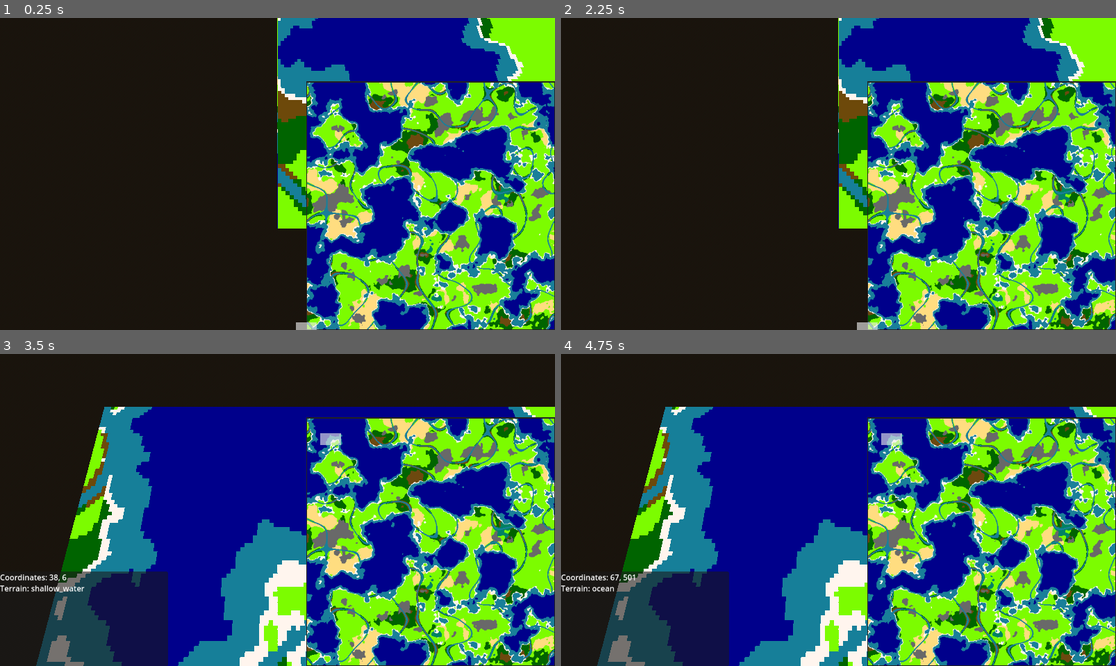
Above: before the commit, frames 1-4 (two rows, left to right).
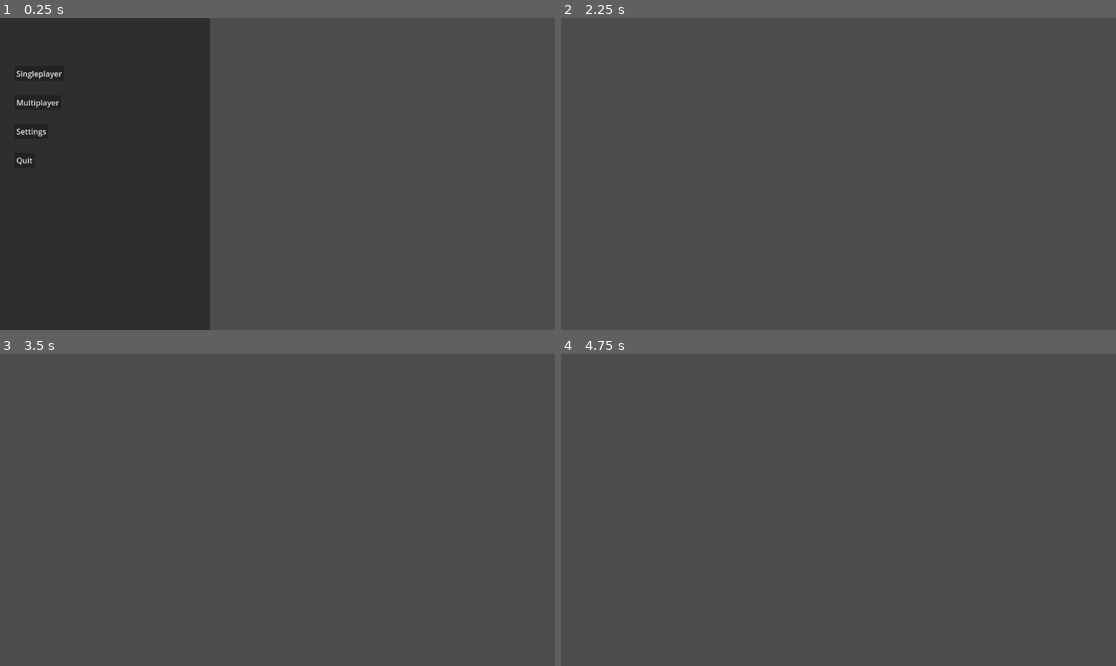
Above: after the commit, the same moments.

Repository: Bonono63/Grand-Strategy-Prototype-II
Game: Godot game, scene res://Menus/main_menu.tscn
Same seed, same stepped clock (60 frames per second), same inputs: the game is played once before the commit and once after it. Before the commit the project starts from res://world.tscn.
Inputs (mouse positions are in pixels of both pictures, inside the frame that each line leads up to):
- Up to frame 1 (0.25 s): no input
- Up to frame 2 (2.25 s): click (599, 74) at 0.5 s, where only the run after the commit has a clickable "Singleplayer"; click (738, 67) at 1.25 s, where only the run after the commit has a clickable "Return"; click (599, 102) at 2 s, where only the run after the commit has a clickable "Multiplayer"
- Up to frame 3 (3.5 s): tap Enter at 2.75 s; drag from (432, 541) to (333, 441) at 2.77 s
- Up to frame 4 (4.75 s): tap Space at 3.5 s; drag from (727, 525) to (993, 541) at 3.52 s; tap Enter at 4.25 s; move the mouse to (894, 441) at 4.27 s; press the mouse at (894, 441) at 4.28 s; tap S (s) at 4.55 s

The runs differ from the first frame. In frame 1, 99% of the frame differs, in the area x 0-100%, y 0-100%; in frame 2, 100%; in frame 3, 100%; in frame 4, 100%.

Commit message:
beginning work on Menu

Diff:
--- /dev/null
+++ b/Menus/Main Menu.gd
@@ -0,0 +1,32 @@
+extends Control
+
+@onready var singleplayer_button = $Singleplayer
+@onready var multiplayer_button = $Multiplayer
+@onready var settings_button = $Settings
+@onready var quit_button = $Quit
+
+# Called when the node enters the scene tree for the first time.
+func _ready():
+	get_tree().get_root().connect("size_changed", Callable(self, "resolution_change"))
+	singleplayer_button.connect("button_down", Callable(self, "singleplayer_button_pressed"))
+	multiplayer_button.connect("button_down", Callable(self, "multiplayer_button_pressed"))
+	settings_button.connect("button_down", Callable(self, "settings_button_pressed"))
+	quit_button.connect("button_down", Callable(self, "quit_button_pressed"))
+	resolution_change()
+
+func resolution_change():
+	var aspect_ratio = Vector2(get_viewport().get_size().x, get_viewport().get_size().y).normalized()
+	$Panel.position = Vector2(0,0)
+	$Panel.size = Vector2(aspect_ratio.x*500,aspect_ratio.y*2500)
+
+func singleplayer_button_pressed():
+	get_tree().change_scene_to_file("res://Menus/singleplayer_world_select.tscn")
+
+func multiplayer_button_pressed():
+	get_tree().change_scene_to_file("res://Menus/multiplayer_world_select.tscn")
+
+func settings_button_pressed():
+	get_tree().change_scene_to_file("res://Menus/settings.tscn")
+
+func quit_button_pressed():
+	get_tree().quit()
--- /dev/null
+++ b/Menus/Settings.gd
@@ -0,0 +1,11 @@
+extends Control
+
+
+# Called when the node enters the scene tree for the first time.
+func _ready():
+	pass # Replace with function body.
+
+
+# Called every frame. 'delta' is the elapsed time since the previous frame.
+func _process(delta):
+	pass
--- /dev/null
+++ b/Menus/main_menu.tscn
@@ -0,0 +1,49 @@
+[gd_scene load_steps=2 format=3 uid="uid://blb7oe5j227ve"]
+
+[ext_resource type="Script" path="res://Menus/Main Menu.gd" id="1_wxphv"]
+
+[node name="Main Menu" type="Control"]
+layout_mode = 3
+anchors_preset = 15
+anchor_right = 1.0
+anchor_bottom = 1.0
+grow_horizontal = 2
+grow_vertical = 2
+script = ExtResource("1_wxphv")
+
+[node name="Panel" type="Panel" parent="."]
+layout_mode = 0
+offset_right = 40.0
+offset_bottom = 40.0
+
+[node name="Singleplayer" type="Button" parent="."]
+layout_mode = 0
+offset_left = 30.0
+offset_top = 100.0
+offset_right = 133.0
+offset_bottom = 131.0
+text = "Singleplayer"
+
+[node name="Multiplayer" type="Button" parent="."]
+layout_mode = 0
+offset_left = 30.0
+offset_top = 160.0
+offset_right = 127.0
+offset_bottom = 191.0
+text = "Multiplayer"
+
+[node name="Settings" type="Button" parent="."]
+layout_mode = 0
+offset_left = 30.0
+offset_top = 220.0
+offset_right = 100.0
+offset_bottom = 251.0
+text = "Settings"
+
+[node name="Quit" type="Button" parent="."]
+layout_mode = 0
+offset_left = 30.0
+offset_top = 280.0
+offset_right = 72.0
+offset_bottom = 311.0
+text = "Quit"
--- /dev/null
+++ b/Menus/multiplayer_world_select.tscn
@@ -0,0 +1,9 @@
+[gd_scene format=3 uid="uid://bpukct22gb1n6"]
+
+[node name="multiplayer world select" type="Control"]
+layout_mode = 3
+anchors_preset = 15
+anchor_right = 1.0
+anchor_bottom = 1.0
+grow_horizontal = 2
+grow_vertical = 2
--- /dev/null
+++ b/Menus/settings.tscn
@@ -0,0 +1,17 @@
+[gd_scene load_steps=2 format=3 uid="uid://dmnmffl1yd3m4"]
+
+[ext_resource type="Script" path="res://Menus/Settings.gd" id="1_6jfn8"]
+
+[node name="Settings" type="Control"]
+layout_mode = 3
+anchors_preset = 15
+anchor_right = 1.0
+anchor_bottom = 1.0
+grow_horizontal = 2
+grow_vertical = 2
+script = ExtResource("1_6jfn8")
+
+[node name="Panel" type="Panel" parent="."]
+layout_mode = 0
+offset_right = 40.0
+offset_bottom = 40.0
--- /dev/null
+++ b/Menus/singleplayer_world_select.gd
@@ -0,0 +1,23 @@
+extends Control
+
+@onready var generate_button = $Generate
+@onready var load_button = $Load
+@onready var return_button = $Panel/Return
+
+
+# Called when the node enters the scene tree for the first time.
+func _ready():
+	get_tree().get_root().connect("size_changed", Callable(self, "resolution_change"))
+	return_button.connect("button_down", Callable(self, "return_button_button_pressed"))
+	resolution_change()
+
+func resolution_change():
+	var aspect_ratio = Vector2(get_viewport().get_size().x, get_viewport().get_size().y).normalized()
+	#$Panel.position = Vector2(0,0)
+	#$Panel.size = Vector2(aspect_ratio.x*1000,aspect_ratio.y*1000)
+
+func generate_button_pressed():
+	get_tree().change_scene_to_file("res://Menus/singleplayer_world_select.tscn")
+
+func return_button_button_pressed():
+	get_tree().change_scene_to_file("res://Menus/main_menu.tscn")
--- /dev/null
+++ b/Menus/singleplayer_world_select.tscn
@@ -0,0 +1,56 @@
+[gd_scene load_steps=2 format=3 uid="uid://cjc7h07yodc6"]
+
+[ext_resource type="Script" path="res://Menus/singleplayer_world_select.gd" id="1_ne42t"]
+
+[node name="Singleplayer World Select" type="Control"]
+layout_mode = 3
+anchors_preset = 15
+anchor_right = 1.0
+anchor_bottom = 1.0
+grow_horizontal = 2
+grow_vertical = 2
+script = ExtResource("1_ne42t")
+
+[node name="Panel" type="Panel" parent="."]
+layout_mode = 1
+anchors_preset = 8
+anchor_left = 0.5
+anchor_top = 0.5
+anchor_right = 0.5
+anchor_bottom = 0.5
+offset_left = -250.0
+offset_top = -250.0
+offset_right = 250.0
+offset_bottom = 250.0
+grow_horizontal = 2
+grow_vertical = 2
+
+[node name="Return" type="Button" parent="Panel"]
+layout_mode = 1
+anchors_preset = 8
+anchor_left = 0.5
+anchor_top = 0.5
+anchor_right = 0.5
+anchor_bottom = 0.5
+offset_left = -240.0
+offset_top = -237.0
+offset_right = -179.0
+offset_bottom = -206.0
+grow_horizontal = 2
+grow_vertical = 2
+text = "Return"
+
+[node name="Button" type="Button" parent="."]
+layout_mode = 0
+offset_right = 8.0
+offset_bottom = 8.0
+
+[node name="Button2" type="Button" parent="."]
+layout_mode = 0
+offset_right = 8.0
+offset_bottom = 8.0
+
+[node name="Button3" type="Button" parent="."]
+layout_mode = 0
+offset_right = 8.0
+offset_bottom = 8.0
--- a/World.gd
+++ b/World/World.gd
@@ -9,7 +9,7 @@
 var terrain_texture : ImageTexture
 var minimap_drag = false
 var drag : Vector2
-var minimap_size : Vector2 #= Vector2(map.length+4, map.width+4)
+var minimap_size : Vector2
 
 @export_range(0,1) var sea_level = .4
 @export_range(0,1) var coast_height = .475
@@ -61,13 +61,7 @@
 
 func _ready():
 	map.connect("map_loaded", Callable(self, "on_map_loaded"))
-	#open("res://cool.png")
 	generate_world(Vector2(512,512),seed)
-	#generate_terrain_map()
-	#update_terrain_map()
-
-	#inspector_update(0,0)
-	#save("user://save__01.png")
 
 func on_map_loaded():
 	print("map loaded")
@@ -76,12 +70,10 @@
 	generate_terrain_map()
 	update_terrain_map()
 	world_collision_setup()
-	#save("res://cool.png")
 
 func _process(_delta):
 	update_minimap()
 	update_camera_outline()
-	#inspector_update(0,0)
 
 #open a previous world
 func open(open_path : String) -> void:
@@ -247,26 +239,25 @@
 					moisture.DRY:
 						match temp:
 							temperature.HOT:
-								terrain[x][y] = map.terrain_types.hot_dry # desert
+								terrain[x][y] = map.terrain_types.desert # desert
 							temperature.WARM:
-								terrain[x][y] = map.terrain_types.warm_dry # plains
+								terrain[x][y] = map.terrain_types.plains # plains
 					moisture.MOIST:
 						match temp:
 							temperature.HOT:
-								terrain[x][y] = map.terrain_types.warm_dry # plains
+								terrain[x][y] = map.terrain_types.plains # plains
 							temperature.WARM:
-								terrain[x][y] = map.terrain_types.warm_moist # forest
+								terrain[x][y] = map.terrain_types.forest # forest
 					moisture.WET:
 						match temp:
 							temperature.HOT:
-								terrain[x][y] = map.terrain_types.hot_wet # jungle
+								terrain[x][y] = map.terrain_types.jungle # jungle
 							temperature.WARM:
-								terrain[x][y] = map.terrain_types.warm_wet # swamp
+								terrain[x][y] = map.terrain_types.swamp # swamp
 
 	map.terrain = terrain
 
 	map.emit_signal("map_loaded")
-
 
 func generate_terrain_map() -> void:
 	var image : Image
@@ -283,22 +274,16 @@
 					image.set_pixel(x,y,Color.SEASHELL) # shore
 				map.terrain_types.mountain:
 					image.set_pixel(x,y,Color.DIM_GRAY) # mountain
-				map.terrain_types.cold_dry:
-					image.set_pixel(x,y,Color.WEB_GRAY) # polar desert
-				map.terrain_types.cold_moist:
-					image.set_pixel(x,y,Color.TEAL) # tundra
-				map.terrain_types.warm_dry:
+				map.terrain_types.plains:
 					image.set_pixel(x,y,Color.LAWN_GREEN) # plains
-				map.terrain_types.warm_moist:
+				map.terrain_types.forest:
 					image.set_pixel(x,y,Color.DARK_GREEN) # forest
-				map.terrain_types.warm_wet:
+				map.terrain_types.swamp:
 					image.set_pixel(x,y,Color("6d490f")) # swamp
-				map.terrain_types.hot_dry:
+				map.terrain_types.desert:
 					image.set_pixel(x,y,Color(1, 0.870588, 0.501961, 1)) # desert
-				map.terrain_types.hot_wet:
+				map.terrain_types.jungle:
 					image.set_pixel(x,y,Color("008264")) # jungle
-				map.terrain_types.shallow_water:
-					image.set_pixel(x,y,Color.DEEP_SKY_BLUE) # river
 				_:
 					image.set_pixel(x,y,Color.TRANSPARENT)
 
@@ -319,13 +304,8 @@
 	$GUI/Minimap/TextureRect.texture = terrain_texture
 
 	var collision_position = Vector2((minimap_size.x/2),(minimap_size.y/2))
-	#$GUI/Minimap/Area2D.position = collision_position
 	$GUI/Minimap/Area2D/CollisionShape2D.position = collision_position
-	#print($GUI/Minimap/Area2D/CollisionShape2D.position)
-	#$GUI/Minimap/Area2D/CollisionShape2D/ColorRect.position = collision_position
-	#print($GUI/Minimap/Area2D/CollisionShape2D/ColorRect.position)
 	$GUI/Minimap/Area2D/CollisionShape2D.shape.size = minimap_size
-	#$GUI/Minimap/Area2D/CollisionShape2D/ColorRect.size = minimap_size
 
 func update_camera_outline() -> void:
 	var camera_outline_size : Vector2
@@ -333,15 +313,12 @@
 	var aspect_ratio : Vector2 = Vector2(get_viewport().size.x, get_viewport().size.y).normalized()
 
 	camera_outline_size = Vector2(camera.position.y*aspect_ratio.x,camera.position.y*aspect_ratio.y)
-	#camera_inner_size = Vector2(camera.position.y*0.8,camera.position.y*0.8)
 	camera_position = Vector2((camera.position.x)-camera_outline_size.x/2,camera.position.z+map.width-camera_outline_size.y/2)
 	$GUI/Minimap/camera_outline.size = camera_outline_size
 	$GUI/Minimap/camera_outline.position = camera_position
 
 	if (minimap_drag):
 		var minimap_x = map.length-(get_viewport().size.x-drag.x)
-		#print(drag.x)
-		#print(minimap_x)
 		camera.position = Vector3(minimap_x, camera.position.y, drag.y-get_viewport().size.y)
 
 func minimap_input_event(_a, event, _c):
@@ -353,7 +330,6 @@
 			minimap_drag = false
 
 func world_collision_setup():
-	#await map.map_loaded
 	print("length: ", map.length, " width: ", map.width)
 	var collision_shape : Vector3 = Vector3(map.length, 0, map.width)
 	$"World Collision/CollisionShape3D".shape.size = collision_shape
@@ -363,9 +339,7 @@
 
 func world_input_event(a, event, _position, d, e):
 	if event is InputEventMouseButton:
-		if event.is_action_pressed("left_click"):
-			print("left click, postion: ", _position)
-			print("left click, postion (int): (", int(_position.x), ", ", int(_position.y), ", ", int(_position.z), ")")
+		if event.is_action_released("left_click"):
 			inspector_update(int(_position.x),int(_position.z))
 
 func inspector_update(x: int,y : int):
@@ -384,7 +358,6 @@
 	inspector.position = inspector_position
 
 	coords.text = str("Coordinates: ", x+1, ", ", abs(y))
-	#print($"GUI/location Inspector/info".position.x)
 	var info_position : Vector2 = Vector2(0, info.position.x+coords.size.y)
 	info.position = info_position
 	if (map.terrain[x][y] <= map.terrain_types.size()):
--- a/camera.tscn
+++ b/World/camera.tscn
@@ -1,6 +1,6 @@
 [gd_scene load_steps=2 format=3 uid="uid://daono88iy1yu0"]
 
-[ext_resource type="Script" path="res://Camera3D.gd" id="1_f5w4m"]
+[ext_resource type="Script" path="res://World/Camera3D.gd" id="1_f5w4m"]
 
 [node name="Node3D" type="Node3D"]
 process_mode = 3
--- a/map.gd
+++ b/World/map.gd
@@ -12,15 +12,11 @@
 	shore,
 	shallow_water,
 	mountain,
-	cold_dry,
-	cold_moist,
-	cold_wet,
-	warm_dry,
-	warm_moist,
-	warm_wet,
-	hot_dry,
-	hot_moist,
-	hot_wet,
+	plains,
+	forest,
+	swamp,
+	desert,
+	jungle,
 }
 
 enum building_types {
@@ -28,7 +24,7 @@
 	town,
 	castle,
 	moat,
-	farm
+	farm,
 }
 
 var terrain : Array
--- a/world.tscn
+++ b/World/world.tscn
@@ -1,9 +1,9 @@
 [gd_scene load_steps=11 format=3 uid="uid://cr2mhoqo7014t"]
 
-[ext_resource type="Script" path="res://World.gd" id="1_wrylp"]
-[ext_resource type="Script" path="res://World Collision.gd" id="2_3dlbw"]
-[ext_resource type="PackedScene" uid="uid://daono88iy1yu0" path="res://camera.tscn" id="2_rj17n"]
-[ext_resource type="Script" path="res://minimap_collision.gd" id="4_pjcvx"]
+[ext_resource type="Script" path="res://World/World.gd" id="1_wrylp"]
+[ext_resource type="Script" path="res://World/World Collision.gd" id="2_3dlbw"]
+[ext_resource type="PackedScene" uid="uid://daono88iy1yu0" path="res://World/camera.tscn" id="2_rj17n"]
+[ext_resource type="Script" path="res://UI/minimap_collision.gd" id="4_pjcvx"]
 
 [sub_resource type="BoxShape3D" id="BoxShape3D_50lk0"]
 size = Vector3(1, 0, 1)
--- a/project.godot
+++ b/project.godot
@@ -11,9 +11,9 @@
 [application]
 
 config/name="Grand Strategy"
-run/main_scene="res://world.tscn"
+run/main_scene="res://Menus/main_menu.tscn"
 config/features=PackedStringArray("4.0", "Forward Plus")
-config/icon="res://icon.svg"
+config/icon="res://UI/icon.svg"
 
 [input]
 
Renamed: icon.svg -> UI/icon.svg
Not shown, changed: UI/icon.svg.import
Renamed: location Inspector.gd -> UI/location Inspector.gd
Renamed: minimap_collision.gd -> UI/minimap_collision.gd
Renamed: utils.gd -> Utilities/utils.gd
Renamed: Camera3D.gd -> World/Camera3D.gd
Renamed: World Collision.gd -> World/World Collision.gd
Renamed: division.gd -> World/division.gd
Binary file removed: cool.png
Not shown, removed: cool.png.import
Binary file removed: zero.png
Not shown, removed: zero.png.import
